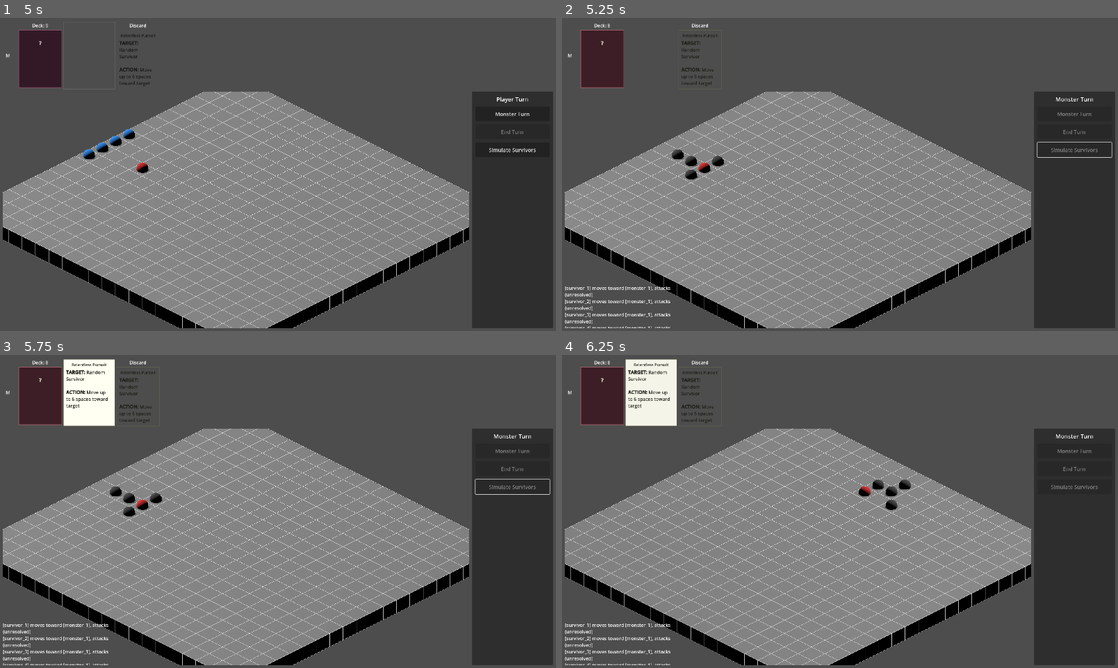
Above: before the commit, frames 1-4 (two rows, left to right).
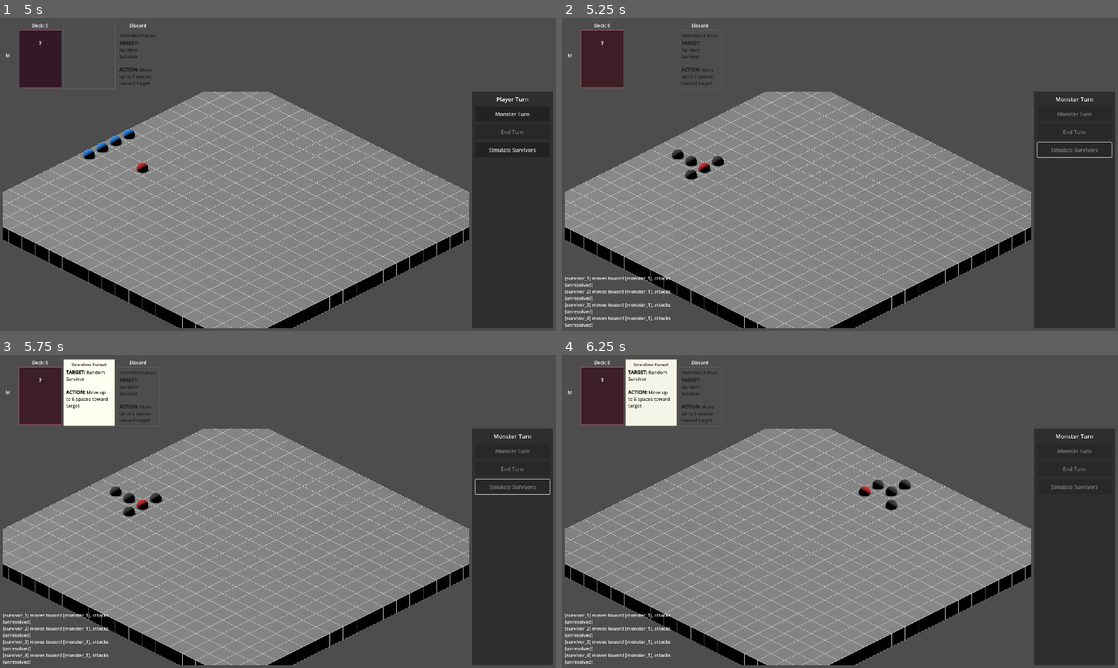
Above: after the commit, the same moments.

Repository: aartcmeijer-hash/silt-2
Game: Godot game, scene res://scenes/menus/main_menu.tscn
Two runs of this game, one before a commit and one after it. Both use one fixed random seed, a clock stepped at 60 frames per second and the inputs below.
Inputs (mouse positions are in pixels of both pictures, inside the frame that each line leads up to):
- Up to frame 1 (5 s): click "Play" at 0.5 s; click "Low risk, low reward" at 1.25 s; click "Monster Turn" at 2 s; tap Enter at 2.75 s; move the mouse to (400, 158) at 2.77 s; hold E (rotate_right) 2.78-3.53 s; click (400, 158) at 2.92 s; move the mouse to (166, 190) at 3.52 s; hold Q (rotate_left) 3.53-4.28 s; move the mouse to (333, 105) at 4.27 s; hold E (rotate_right) from 4.28 s (still down)
- Up to frame 2 (5.25 s): release E (rotate_right) at 5 s; click "Simulate Survivors" at 5 s
- Up to frame 3 (5.75 s): no input
- Up to frame 4 (6.25 s): tap Space at 5.75 s; move the mouse to (812, 574) at 5.77 s; hold E (rotate_right) from 5.78 s (still down); click (812, 574) at 5.92 s

Frame 1 is identical in both runs. In frame 2, 1.1% of the frame differs, in the area x 0-20%, y 82-100%; in frame 3, 1.1%; in frame 4, 1.1%.

Commit message:
fix: use fit_content on log label so text is never clipped

Diff:
--- a/scripts/game/tactical_game_screen.gd
+++ b/scripts/game/tactical_game_screen.gd
@@ -37,7 +37,8 @@
 	monster_ai.turn_completed.connect(_on_monster_ai_completed)
 	_attack_log_label = RichTextLabel.new()
 	_attack_log_label.name = "AttackLog"
-	_attack_log_label.custom_minimum_size = Vector2(400, 150)
+	_attack_log_label.custom_minimum_size = Vector2(400, 0)
+	_attack_log_label.fit_content = true
 	_attack_log_label.set_anchors_preset(Control.PRESET_BOTTOM_LEFT)
 	_attack_log_label.grow_vertical = Control.GROW_DIRECTION_BEGIN
 	_attack_log_label.offset_bottom = -10
